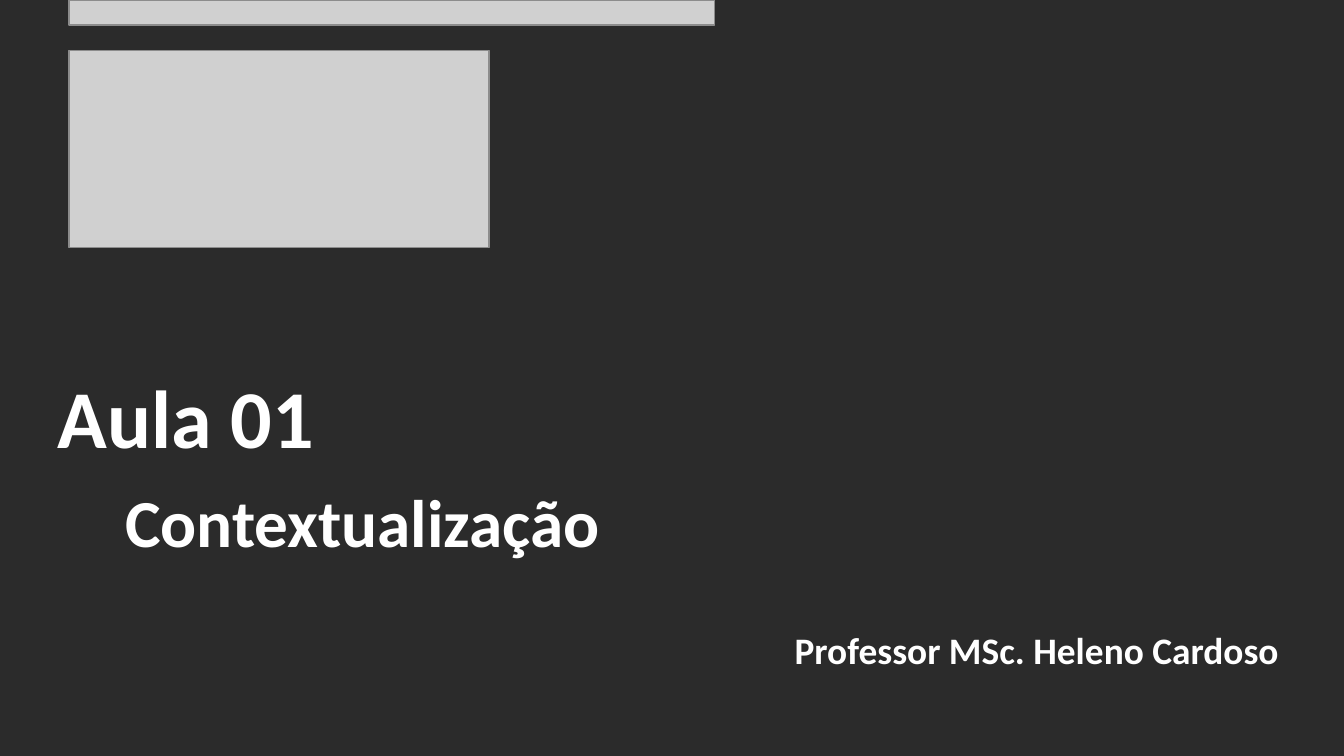
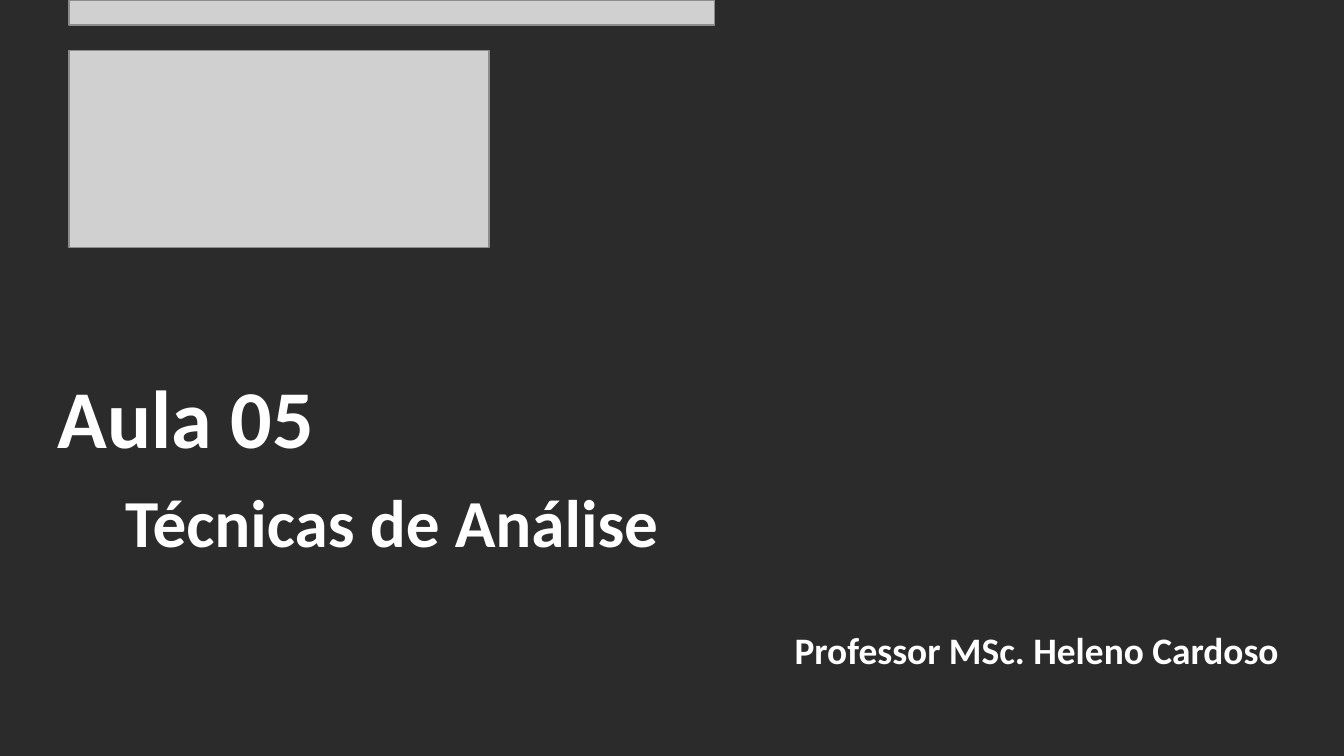
Before and after one commit to CloudEducationBrazil/WydenPythonBigData, a slide deck: slide 2 of 01 Classes/Aula 05 - Python Big Data.pptx. Drawn at 1344x756 pixels with LibreOffice and Linux fonts; fonts in the diff are those of the drawing; grey boxes stand for pictures; background and template pictures are left out; a plain dark background stands for a picture behind light text. Boxes give left, top, right and bottom in pixels: in the first picture for what was removed or moved away, otherwise in the second. Text is boxed around its words. In the diff, an @@ line names an element or a change of style, - is before the commit and + after.

```diff
--- a/01 Classes/Aula 05 - Python Big Data.pptx
+++ b/01 Classes/Aula 05 - Python Big Data.pptx
@@ title at (x1=58, y1=390, x2=658, y2=548): text changed @@
-Aula 01
-Contextualização
+Aula 05
+Técnicas de Análise
```
Also in this commit, not shown: 22 other files.
